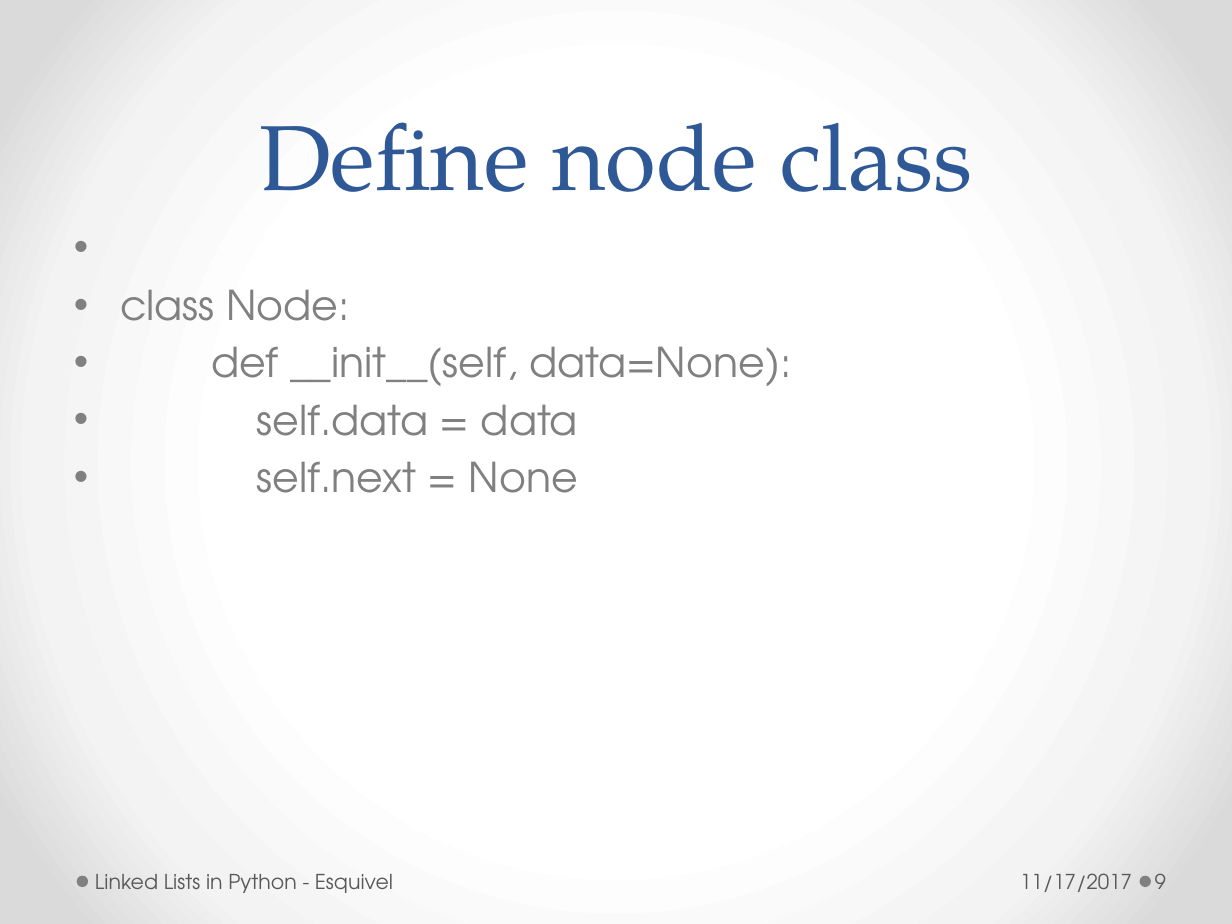
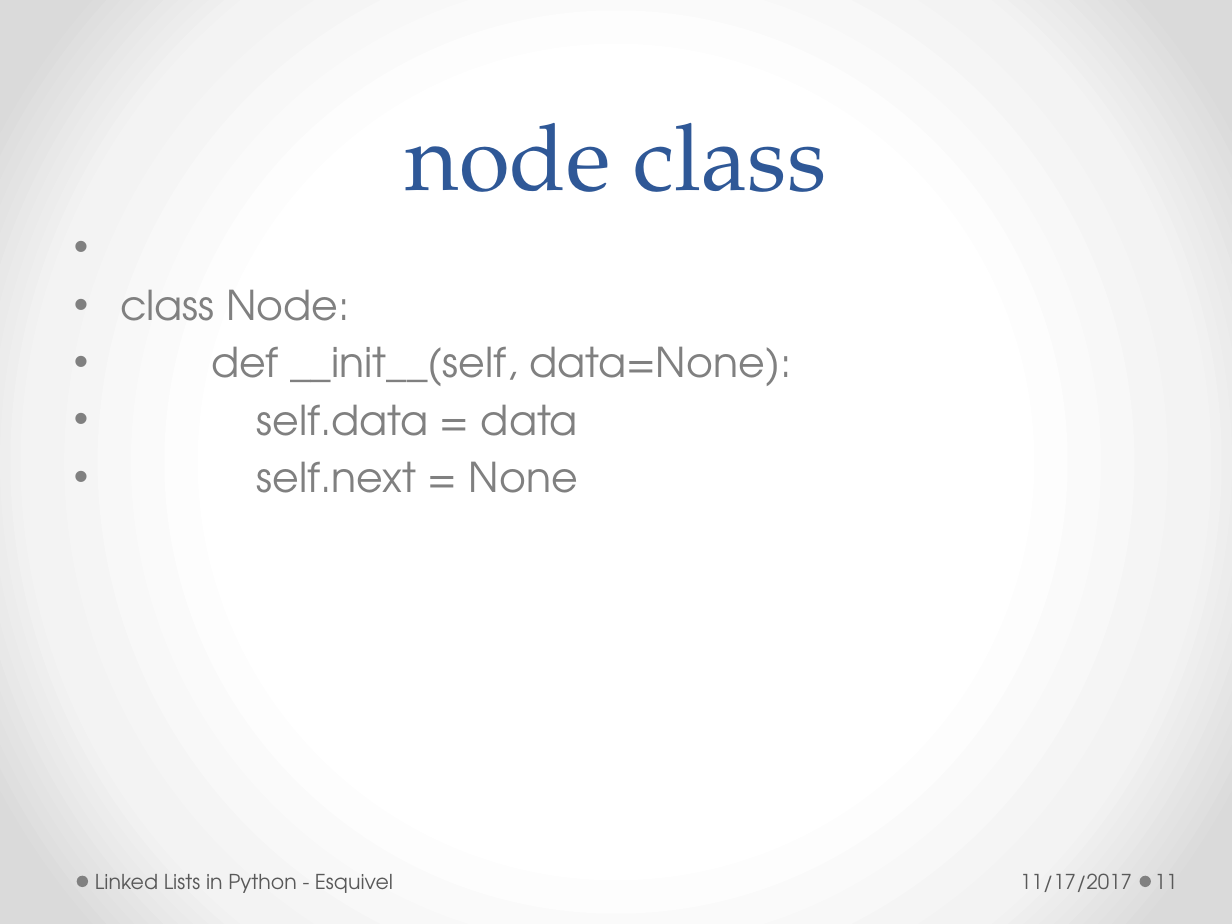
Before and after one commit to redsunsetrose/linked-Lists, a slide deck: slide 11 of LinkedLists.pptx (slide 9 before the commit). Drawn at 1232x924 pixels with LibreOffice and Linux fonts; fonts in the diff are those of the drawing. Boxes give left, top, right and bottom in pixels: in the first picture for what was removed or moved away, otherwise in the second. Text is boxed around its words. In the diff, an @@ line names an element or a change of style, - is before the commit and + after.

```diff
--- a/LinkedLists.pptx
+++ b/LinkedLists.pptx
@@ title at [406,123,826,192]: text changed @@
-Define node class
+node class
@@ page number at [1155,874,1178,889]: text changed @@
-9
+11
```
Also in this commit, not shown: 15 other slides changed, 5 slides removed.
